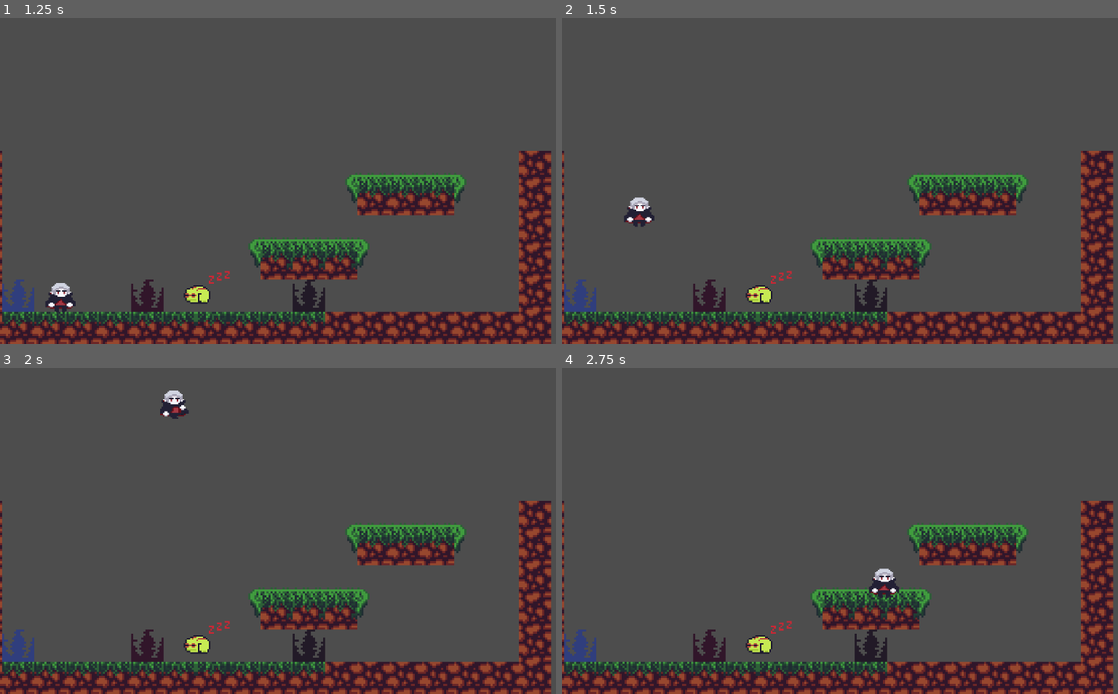
Above: before the commit, frames 1-4 (two rows, left to right).
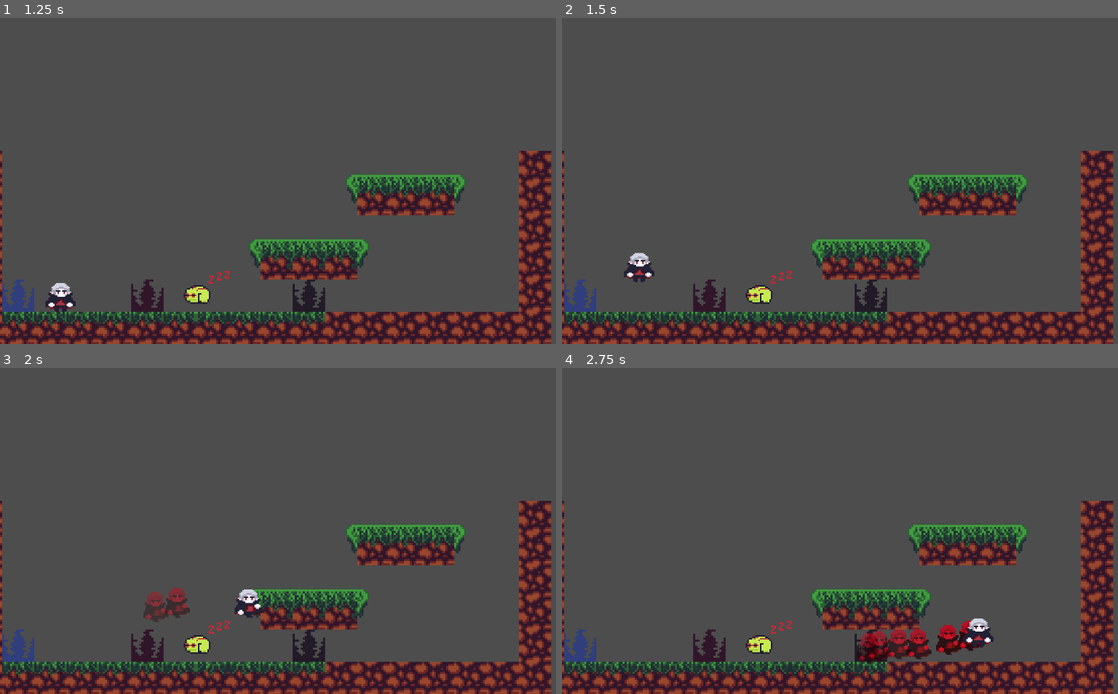
Above: after the commit, the same moments.

Repository: Wayfleh/GDC-Vampire-Platformer
Game: Godot game, scene res://UI/MainMenu.tscn
The game is run twice, just before and just after one commit, with the same random seed, the same clock (stepped at 60 frames per second) and the same inputs.
Inputs:
- Up to frame 1 (1.25 s): click "Play" at 0.5 s
- Up to frame 2 (1.5 s): tap Enter at 1.25 s; hold D (right) from 1.28 s (still down); hold W (jump) from 1.28 s (still down); tap J (bite_dash) at 1.35 s
- Up to frame 3 (2 s): keep holding D (right); keep holding W (jump)
- Up to frame 4 (2.75 s): keep holding D (right); release W (jump) at 2.03 s; tap W (jump) at 2.1, 2.27, 2.57 s; tap J (bite_dash) at 2.3 s

Frame 1 is identical in both runs. In frame 2, 0.7% of the frame differs, in the area x 11-17%, y 55-82%; in frame 3, 1.2%; in frame 4, 2.0%, in the area x 53-78%, y 61-91%.

Commit message:
changed the bitedash and messed around with particles

Diff:
--- a/untitled-vampire-game/Player/StateMachine/Frog/f_idle.gd
+++ b/untitled-vampire-game/Player/StateMachine/Frog/f_idle.gd
@@ -1,13 +1,13 @@
 ## FROG
 extends State
+
 
 #TODO add animations for idle state
 func enter_state():
 	pass
 #slows the player down to a halt
 func update(delta: float):
-	if player.velocity.x != 0:
-		player.velocity.x = lerpf(player.velocity.x, 0.0, delta * 10)
+	player.apply_friction(delta)
 	player.apply_gravity(delta)
 
 	if Input.is_action_pressed("left") or Input.is_action_pressed("right"):
--- a/untitled-vampire-game/Player/StateMachine/Frog/f_walk.gd
+++ b/untitled-vampire-game/Player/StateMachine/Frog/f_walk.gd
@@ -6,6 +6,7 @@
 
 func update(delta: float):
 
+	player.apply_friction(delta)
 	player.apply_horizontal_movement(delta)
 	player.apply_gravity(delta)
 
--- a/untitled-vampire-game/Player/StateMachine/Vampire/v_bitedash.gd
+++ b/untitled-vampire-game/Player/StateMachine/Vampire/v_bitedash.gd
@@ -28,6 +28,8 @@
 var dashing_direction: Vector2
 var h_dashing_state: String
 
+@onready var afterimages : CPUParticles2D
+
 	#Use the following strings to handle dashing logic:
 	# "anticipate"		anticipation frames pre-dash
 	# "dashing"			movement portion of dash, the act of dash
@@ -37,13 +39,12 @@
 
 #TODO add animations for BiteDash (Anticipiation, Travel, Follow-through) state
 func enter_state():
-	dashing_direction = player.bite_dash_direction
+	dashing_direction = Vector2(player.previous_direction, 0.0) if player.is_on_floor() else Vector2(player.previous_direction,-0.2).normalized()
 	h_bite_dash_travel_time = 0.0
 	h_bite_dash_anticipation_time = 0.0
 	player.velocity = Vector2(0,0) ## Beginning the human form bite dash cancels current momentum
 	h_dashing_state = "anticipate"
 
-	player.bite_hitbox.monitoring = true #turn on bite hitbox
 	# print("Human BiteDash Start!")
 	# print("dashing direction: " + str(dashing_direction))
 func update(delta: float):
@@ -52,6 +53,7 @@
 	elif (h_dashing_state == "dashing"):
 		DoDash(delta)
 	elif (h_dashing_state == "exit"):
+		player.just_bit_animal = false
 		transitionToState.emit("V_IDLE")
 	else:
 		print("v_bitedash.gd: update() - Code shouldn't reach here -- Neither AnticipateDash or DoDash?")
@@ -62,14 +64,14 @@
 	player.velocity = dashing_direction * h_bite_dash_residual_speed
 	player.bite_hitbox.monitoring = false
 
+
 func DoDash(delta: float):
 	player.velocity = dashing_direction * h_bite_dash_speed
 	# print(player.velocity)
 
-	# Activate collider
-
 	h_bite_dash_travel_time = h_bite_dash_travel_time + delta
-	if (h_bite_dash_travel_time >= h_bite_dash_travel_duration):
+	#end state at end of travel time or if player touches an animal
+	if (h_bite_dash_travel_time >= h_bite_dash_travel_duration || player.just_bit_animal):
 		h_dashing_state = "exit"
 	return
 
@@ -79,4 +81,6 @@
 	h_bite_dash_anticipation_time = h_bite_dash_anticipation_time + delta
 	if (h_bite_dash_anticipation_time >= h_bite_dash_anticipation_duration):
 		h_dashing_state = "dashing"
+		player.bite_hitbox.monitoring = true #only monitor the hitbox during the dash, not before
+		player.afterimage_particles.emitting = true #play the afterimages when you dash
 	return
--- a/untitled-vampire-game/Player/StateMachine/Vampire/v_idle.gd
+++ b/untitled-vampire-game/Player/StateMachine/Vampire/v_idle.gd
@@ -2,6 +2,7 @@
 extends State
 
 
+var idle_friction_multiplier := 2.0
 
 #TODO add animations for idle state
 func enter_state():
@@ -9,13 +10,11 @@
 	#idle animation
 #slows the player down to a halt
 func update(delta: float):
-	if player.velocity.x != 0:
-		if (player.velocity.x <= 0.005): #Clamping velocity as it approaches 0 to prevent too many lerpf calls.
-			player.velocity.x = 0
-		else:
-			player.velocity.x = lerpf(player.velocity.x, 0.0, delta * 10)
+	player.apply_friction(delta * idle_friction_multiplier)
 	player.apply_gravity(delta)
 
+	if player.afterimage_particles.emitting:
+		player.afterimage_particles.emitting = false
 	if Input.is_action_pressed("left") or Input.is_action_pressed("right"):
 		transitionToState.emit("V_WALK")
 
--- a/untitled-vampire-game/Player/StateMachine/Vampire/v_jump.gd
+++ b/untitled-vampire-game/Player/StateMachine/Vampire/v_jump.gd
@@ -9,9 +9,9 @@
 func update(delta: float):
 	player.apply_horizontal_movement(delta)
 	if !Input.is_action_pressed("jump"):
-		player.apply_gravity(delta * fastFallGravityMultiplier)
+		player.apply_gravity(delta, fastFallGravityMultiplier)
 	else:
-		player.apply_gravity(delta)
+		player.apply_gravity(delta, 1)
 
 	if player.is_on_floor() and !Input.is_action_pressed("jump"):
 		transitionToState.emit("V_IDLE")
--- a/untitled-vampire-game/Player/StateMachine/Vampire/v_walk.gd
+++ b/untitled-vampire-game/Player/StateMachine/Vampire/v_walk.gd
@@ -6,11 +6,8 @@
 	#walk animation
 
 func update(delta: float):
-	if (player.velocity.x <= 0.005): #Clamping velocity as it approaches 0 to prevent too many lerpf calls.
-		player.velocity.x = 0
-	else:
-		player.velocity.x = lerpf(player.velocity.x, 0.0, delta * 10)
 
+	player.apply_friction(delta)
 	player.apply_horizontal_movement(delta)
 	player.apply_gravity(delta)
 
--- a/untitled-vampire-game/Player/player.gd
+++ b/untitled-vampire-game/Player/player.gd
@@ -2,20 +2,30 @@
 extends CharacterBody2D
 
 #change speed, jump height, and gravity
-@export var speed: float = 5.0
-@export var jump_impulse: float = 5.0
-@export var gravity: float = 5.0
+@export var speed: float = 500.0
+@export var jump_impulse: float = 500.0
+@export var gravity: float = 200.0
 @export var friction: float = 10.0
 
 @export var bite_dash_direction: Vector2
 var previous_position: Vector2 #Velocity value in previous frame. Used for calculating Bite Dash Direction
 
+var direction : int #either forward (1) or backward (-1)
+var previous_direction : int = 1
+
 @onready var state_machine := $StateMachine
 @onready var collider := $Collider
 @onready var bite_hitbox := $BiteHitbox
-@onready var anim_sprite := $AnimatedSprite2D
+@onready var anim_sprite := $CurrentDirection/AlucardSprite
 
-signal something(integer: int)
+#---------- Particles ----------#
+@onready var blood_particles := $BloodParticles
+@onready var afterimage_particles := $AfterimageParticles
+@onready var left_afterimage : Texture2D = preload("res://Art/Placeholder/SingleAlucardLeft.png")
+@onready var right_afterimage : Texture2D = preload("res://Art/Placeholder/SingleAlucardRight.png")
+
+
+var just_bit_animal := false
 
 var blood_cache : Array[int] = []
 
@@ -23,14 +33,23 @@
 	bite_dash_direction = Vector2(1,0)
 	previous_position = Vector2(0,0)
 	bite_hitbox.area_entered.connect(bite_animal)
-	something.connect(test)
 	pass
 
 
 func _physics_process(delta: float) -> void:
+	direction = Input.get_axis("left", "right")
+	if direction != 0:
+		$CurrentDirection.scale.x = direction
+		previous_direction = direction
+
+	if direction == -1:
+		afterimage_particles.texture = left_afterimage
+	if direction == 1:
+		afterimage_particles.texture = right_afterimage
+
 	move_and_slide() # Applies velocity to the in-game object
-	bite_dash_direction = DetermineBiteDashDirection(position, previous_position, bite_dash_direction)
-	previous_position = position
+	#bite_dash_direction = DetermineBiteDashDirection(position, previous_position, bite_dash_direction)
+	#previous_position = position
 					# move_and_slide() is a CharacterBody2D Function
 
 func apply_gravity(delta: float, multiplier: float = 1.0) -> void:
@@ -38,18 +57,23 @@
 		velocity.y += gravity * delta * multiplier
 
 func apply_horizontal_movement(delta: float):
-	var direction = Input.get_axis("left", "right")
 	if direction == 0.0:
 		velocity.x = lerpf(velocity.x, 0.0, delta * friction)
 	else:
 		velocity.x = speed * 100 * direction * delta
 
+func apply_friction(delta: float):
+	if (-0.005 <= velocity.x && velocity.x <= 0.005): #Clamping velocity as it approaches 0 to prevent too many lerpf calls.
+		velocity.x = 0
+	else:
+		velocity.x = lerpf(velocity.x, 0.0, delta * 10)
+
 func bite_animal(area: Area2D):
 	if area is Animal:
+		just_bit_animal = true
+		blood_particles.restart()
 		GlobalData.blood_chamber.push_front(area.type)
 
-func test(integer : int):
-	print(integer)
 # Using player velocity to determine Bite Dash facing direction
 # DetermineBiteDashDirection() takes bite_dash_direction as an argument, so it can
 #		pass itself (and remain the same) if there is no change in position
--- a/untitled-vampire-game/Player/player.tscn
+++ b/untitled-vampire-game/Player/player.tscn
@@ -4,7 +4,9 @@
 [ext_resource type="Texture2D" uid="uid://bps4qu3p65jpw" path="res://Art/Placeholder/anim_walk1.png" id="2_apopc"]
 [ext_resource type="Script" uid="uid://b0qyabcc0hn7j" path="res://state_machine.gd" id="3_od3ui"]
 [ext_resource type="Script" uid="uid://k0a7jdb83ch1" path="res://Player/StateMachine/vampire_state.gd" id="4_00tjw"]
+[ext_resource type="Texture2D" uid="uid://c3pq0s83y2m0c" path="res://Art/Placeholder/Blood.png" id="4_gu6f8"]
 [ext_resource type="Script" uid="uid://cvmgnpcu1e2fx" path="res://Player/StateMachine/Vampire/v_idle.gd" id="4_gwnis"]
+[ext_resource type="Texture2D" uid="uid://dmw65gvnbn2tf" path="res://Art/Placeholder/SingleAlucardRight.png" id="5_dkpta"]
 [ext_resource type="Script" uid="uid://bgueu3iyq1rde" path="res://Player/StateMachine/Vampire/v_walk.gd" id="5_k53q1"]
 [ext_resource type="Script" uid="uid://d1lffwqtnbmrr" path="res://Player/StateMachine/Vampire/v_jump.gd" id="6_fhl08"]
 [ext_resource type="Script" uid="uid://cbxp42c2drvct" path="res://Player/StateMachine/Frog/frog_state.gd" id="8_00tjw"]
@@ -17,6 +19,10 @@
 [sub_resource type="CapsuleShape2D" id="CapsuleShape2D_gwnis"]
 radius = 12.0
 height = 28.0
+
+[sub_resource type="Gradient" id="Gradient_dkpta"]
+interpolation_mode = 2
+colors = PackedColorArray(1, 1, 1, 1, 1, 1, 1, 0.3529412)
 
 [sub_resource type="AtlasTexture" id="AtlasTexture_lfmf2"]
 atlas = ExtResource("10_p5o4e")
@@ -90,10 +96,35 @@
 [node name="BiteHitboxCollider" type="CollisionShape2D" parent="BiteHitbox" unique_id=1419210328]
 shape = SubResource("CapsuleShape2D_gwnis")
 
-[node name="AnimatedSprite2D" type="AnimatedSprite2D" parent="." unique_id=980260689]
+[node name="AfterimageParticles" type="CPUParticles2D" parent="." unique_id=1799021689]
+emitting = false
+texture = ExtResource("5_dkpta")
+lifetime = 0.3
+gravity = Vector2(0, 0)
+scale_amount_min = 1.3
+scale_amount_max = 1.3
+color = Color(1, 0, 0.101960786, 0.84313726)
+color_ramp = SubResource("Gradient_dkpta")
+
+[node name="CurrentDirection" type="Node2D" parent="." unique_id=30504841]
+
+[node name="AlucardSprite" type="AnimatedSprite2D" parent="CurrentDirection" unique_id=980260689]
 scale = Vector2(1.5, 1.215)
 sprite_frames = SubResource("SpriteFrames_p5o4e")
-animation = &"frog"
+animation = &"idle"
+
+[node name="BloodParticles" type="CPUParticles2D" parent="." unique_id=158508271]
+emitting = false
+amount = 4
+texture = ExtResource("4_gu6f8")
+lifetime = 2.0
+one_shot = true
+explosiveness = 0.9
+randomness = 0.01
+direction = Vector2(0, -1)
+gravity = Vector2(0, 150)
+initial_velocity_min = 50.0
+initial_velocity_max = 70.0
 
 [node name="TransformationSM" type="Node" parent="." unique_id=1077801536 node_paths=PackedStringArray("player", "initial_state")]
 script = ExtResource("3_od3ui")
@@ -104,6 +135,8 @@
 
 [node name="VAMPIRE" type="Node" parent="TransformationSM" unique_id=117049237]
 script = ExtResource("4_00tjw")
+V_JUMP_IMPULSE = 500.0
+V_GRAVITY = 1200.0
 
 [node name="VampireSM" type="Node" parent="TransformationSM/VAMPIRE" unique_id=1533651679 node_paths=PackedStringArray("player", "initial_state")]
 script = ExtResource("3_od3ui")
Binary file added: untitled-vampire-game/Art/Placeholder/Blood.png
Not shown, added: untitled-vampire-game/Art/Placeholder/Blood.png.import
Binary file added: untitled-vampire-game/Art/Placeholder/SingleAlucardLeft.png
Not shown, added: untitled-vampire-game/Art/Placeholder/SingleAlucardLeft.png.import
Binary file added: untitled-vampire-game/Art/Placeholder/SingleAlucardRight.png
Not shown, added: untitled-vampire-game/Art/Placeholder/SingleAlucardRight.png.import
